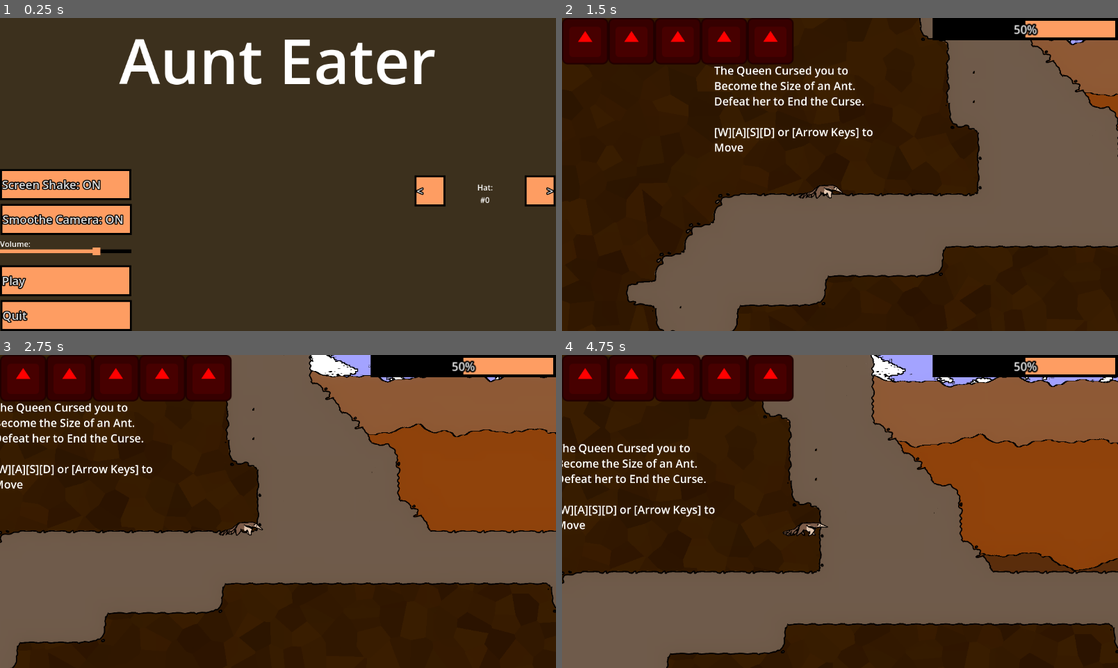
Above: before the commit, frames 1-4 (two rows, left to right).
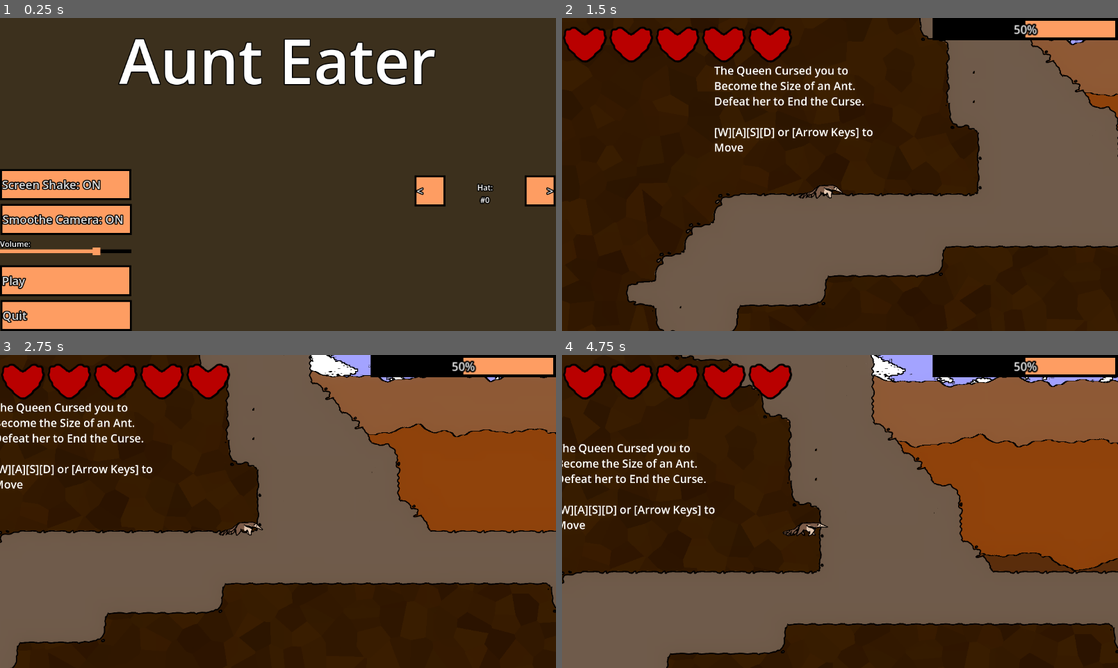
Above: after the commit, the same moments.

Repository: IncrediblyCreativeUsername/Team-Indecisive-Cutthroat-2026
Game: Godot game, scene res://UI/MainMenu.tscn
Two runs of this game, one before a commit and one after it. Both use one fixed random seed, a clock stepped at 60 frames per second and the inputs below. The engine's default icon, where the game draws it, is replaced by a stand-in: a white triangle on a blue panel in a dark square.
Inputs (mouse positions are in pixels of both pictures, inside the frame that each line leads up to):
- Up to frame 1 (0.25 s): no input
- Up to frame 2 (1.5 s): click "Play" at 0.5 s; tap Enter at 1.25 s; move the mouse to (962, 158) at 1.27 s; hold D (MOVE_RIGHT) from 1.28 s (still down); tap Q (DROP) at 1.35 s
- Up to frame 3 (2.75 s): keep holding D (MOVE_RIGHT); tap Space (JUMP) at 1.52, 2.27 s; move the mouse to (166, 527) at 2.02 s; tap E (EAT) at 2.1 s
- Up to frame 4 (4.75 s): move the mouse to (895, 442) at 2.77 s; release D (MOVE_RIGHT) at 2.78 s; hold A (MOVE_LEFT) 2.78-3.53 s; click (895, 442) at 2.85 s; move the mouse to (812, 574) at 3.52 s; hold D (MOVE_RIGHT) from 3.53 s (still down); tap Q (DROP) at 3.6 s; tap Space (JUMP) at 3.77, 4.52 s; move the mouse to (1006, 558) at 4.27 s; tap E (EAT) at 4.35 s

The runs differ from the first frame. In frame 1, 1.1% of the frame differs, in the area x 0-89%, y 6-74%; in frame 2, 4.3%; in frame 3, 4.6%; in frame 4, 4.8%, in the area x 0-42%, y 0-15%.

Commit message:
Add hearts to HUD

Diff:
--- a/UI/DefaultUI.tres
+++ b/UI/DefaultUI.tres
@@ -86,6 +86,7 @@
 HSlider/styles/grabber_area = SubResource("StyleBoxFlat_kvop3")
 HSlider/styles/grabber_area_highlight = SubResource("StyleBoxFlat_j1h6c")
 HSlider/styles/slider = SubResource("StyleBoxFlat_otn5y")
+Label/constants/outline_size = 8
 ProgressBar/constants/outline_size = 8
 ProgressBar/fonts/font = ExtResource("1_rysx2")
 ProgressBar/styles/background = SubResource("StyleBoxFlat_hwhvl")
--- a/UI/HUD.tscn
+++ b/UI/HUD.tscn
@@ -1,7 +1,8 @@
 [gd_scene format=3 uid="uid://cwe4mi0dh22ai"]
 
 [ext_resource type="Script" uid="uid://tr3d1h67uo2h" path="res://UI/hud.gd" id="1_ijstf"]
-[ext_resource type="Texture2D" uid="uid://dlhfkqblbvnm8" path="res://Art/Placeholder/icon.svg" id="1_yixhe"]
+[ext_resource type="Texture2D" uid="uid://blbh31fcdir1f" path="res://Art/Characters/heart_broken.png" id="2_f2wx0"]
+[ext_resource type="Texture2D" uid="uid://c4qkdu035cx25" path="res://Art/Characters/heart.png" id="2_uk570"]
 [ext_resource type="Texture2D" uid="uid://ole04ijv4b8a" path="res://Art/antgame_chars.png" id="3_4n7mi"]
 [ext_resource type="Theme" uid="uid://cixgo4c1etb5j" path="res://UI/DefaultUI.tres" id="3_uk570"]
 
@@ -12,13 +13,24 @@
 [node name="Hud" type="CanvasLayer" unique_id=787718687]
 script = ExtResource("1_ijstf")
 
+[node name="Health2" type="TextureRect" parent="." unique_id=1222161031]
+modulate = Color(0.3882353, 0, 0, 1)
+texture_repeat = 2
+offset_right = 640.0
+offset_bottom = 128.0
+rotation = -0.00041778397
+scale = Vector2(0.75, 0.75)
+texture = ExtResource("2_f2wx0")
+stretch_mode = 1
+
 [node name="Health" type="TextureRect" parent="." unique_id=969457420]
 modulate = Color(1, 0, 0, 1)
+texture_repeat = 2
 offset_right = 128.0
 offset_bottom = 128.0
 rotation = -0.00041778397
 scale = Vector2(0.75, 0.75)
-texture = ExtResource("1_yixhe")
+texture = ExtResource("2_uk570")
 stretch_mode = 1
 
 [node name="Hunger" type="ProgressBar" parent="." unique_id=1659374639]
Binary file added: Art/Characters/heart.png
Not shown, added: Art/Characters/heart.png.import
Binary file added: Art/Characters/heart_broken.png
Not shown, added: Art/Characters/heart_broken.png.import
